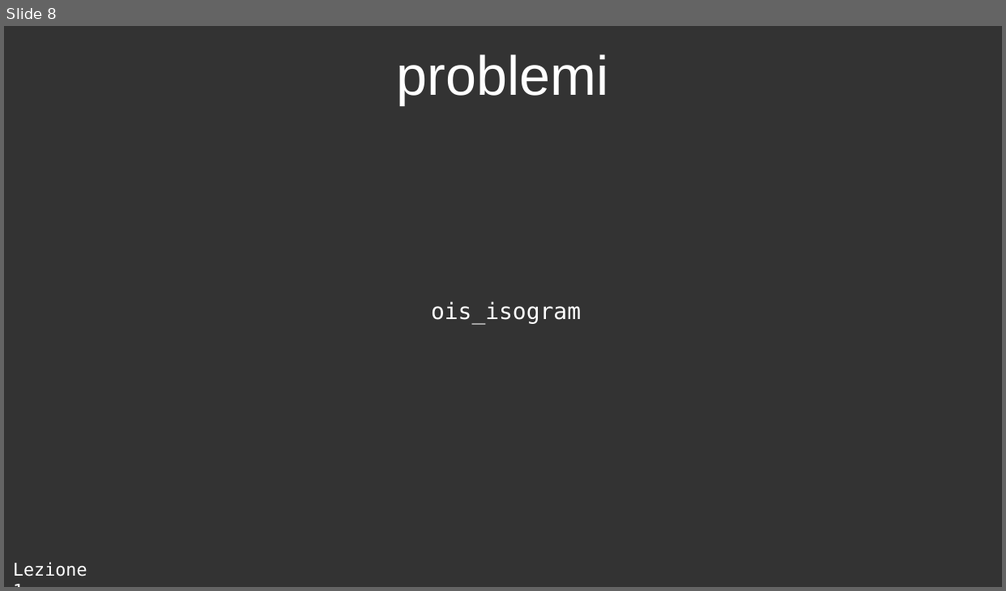
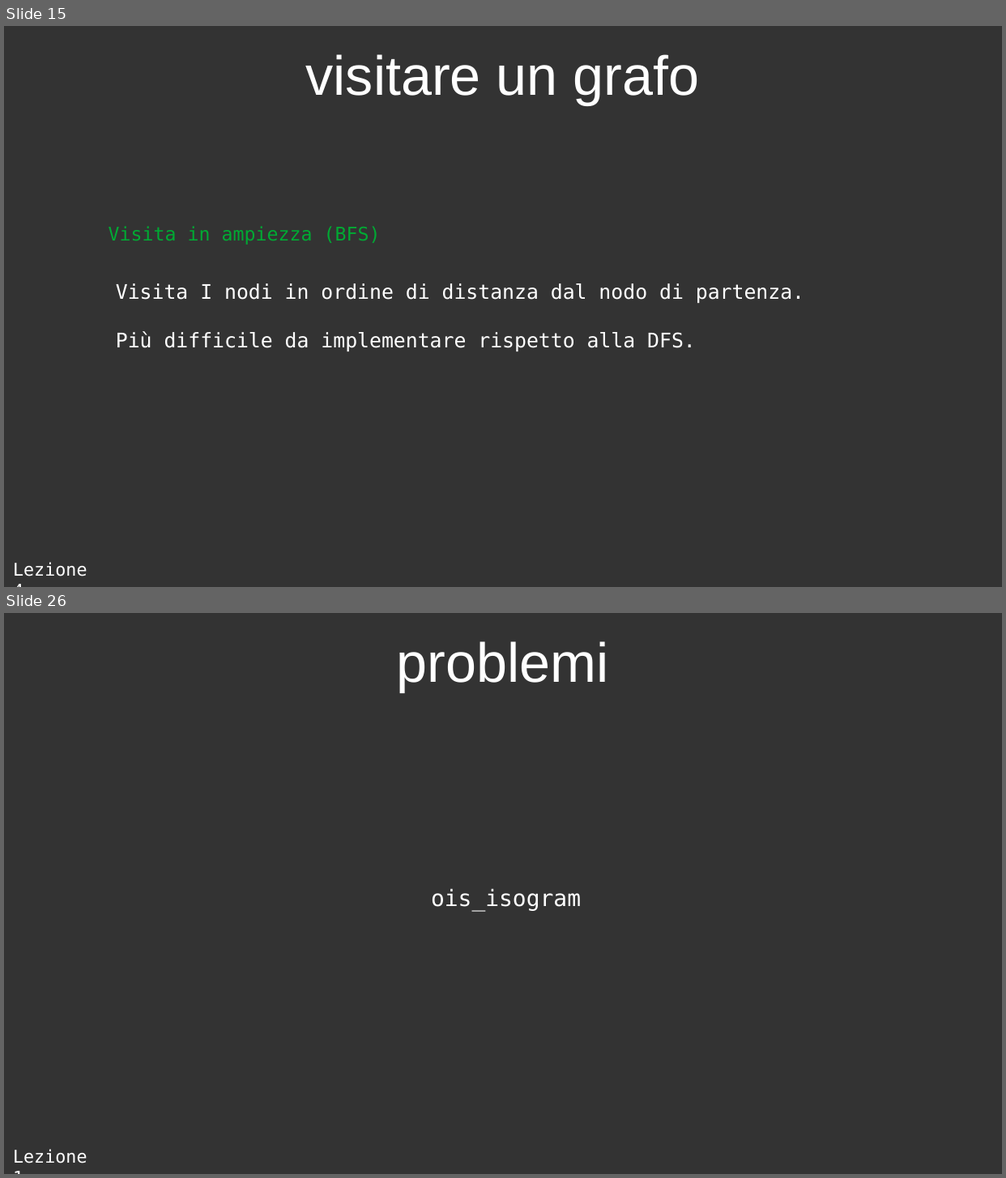
Before and after one commit to GioBigno/corso-CP, a slide deck: lezione_4/slide/presentazione.odp. Shown one above the other, each under a label of ours: slide 8 before the commit, slides 15 and 26 after it; the slides between them are not shown. The pictures are 1006x591 and 1006x1178 pixels, drawn with LibreOffice and Linux fonts; fonts in the diff are those of the drawing. Boxes give left, top, right and bottom in pixels: in the first picture for what was removed or moved away, otherwise in the second. Text is boxed around its words. In the diff, an @@ line names an element or a change of style, - is before the commit and + after.

Commit message:
lezione_4

```diff
--- a/lezione_4/slide/presentazione.odp
+++ b/lezione_4/slide/presentazione.odp
@@ slide 15 added at (4,26,1002,587), background #333333 @@
@@ title added at (306,54,700,105), 44 pt, text #FFFFFF @@
+visitare un grafo
@@ text added at (108,226,381,245), 15 pt, text #00A933 @@
+Visita in ampiezza (BFS)
@@ text added at (116,284,804,352), 16 pt, text #FFFFFF @@
+Visita I nodi in ordine di distanza dal nodo di partenza.
+Più difficile da implementare rispetto alla DFS.
@@ text added at (13,562,87,577), 14 pt, text #FFFFFF @@
+Lezione 4
@@ what was slide 8 is now slide 26 @@
```
Also in this commit, not shown: 7 slides changed, 17 other slides added, 39 other files.
